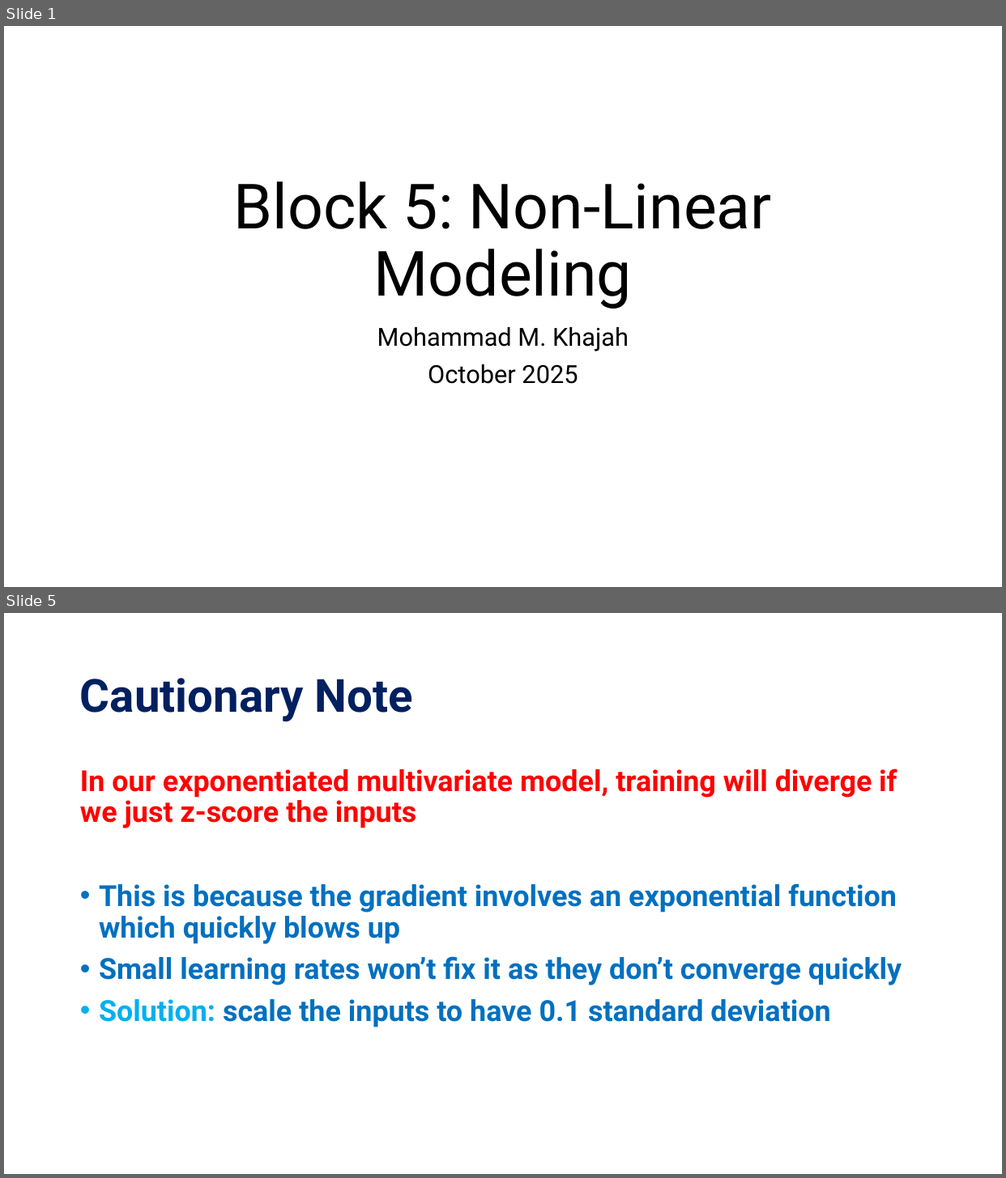
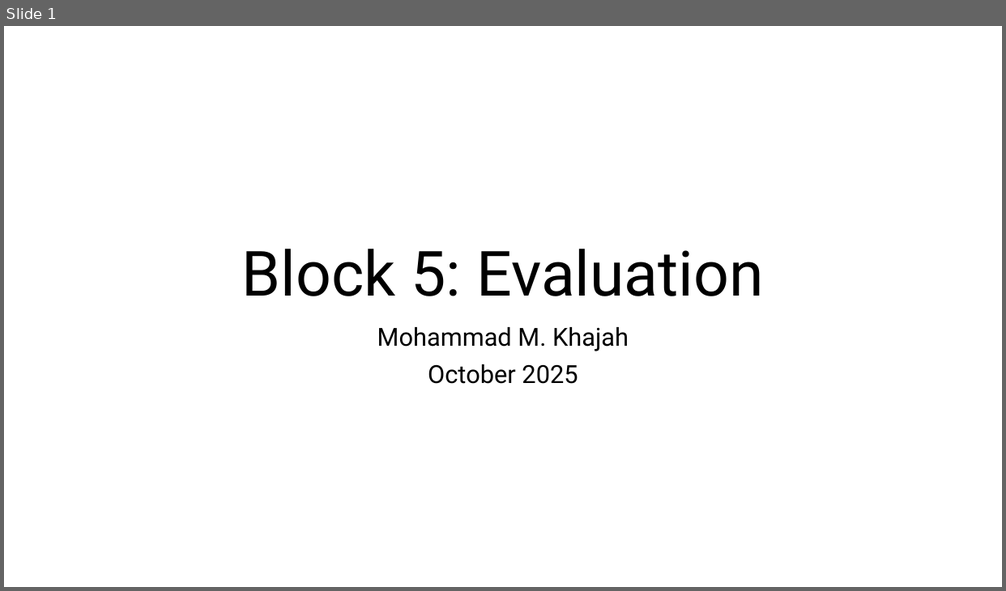
Before and after one commit to KISRDevelopment/python-ml-2025, a slide deck: slides/block5.pptx. Shown one above the other, each under a label of ours: slides 1 and 5 before the commit, slide 1 after it; the slides between them are not shown. The pictures are 1006x1178 and 1006x591 pixels, drawn with LibreOffice and Linux fonts; fonts in the diff are those of the drawing. Boxes give left, top, right and bottom in pixels: in the first picture for what was removed or moved away, otherwise in the second. Text is boxed around its words. In the diff, an @@ line names an element or a change of style, - is before the commit and + after.

Commit message:
complete evaluation block

```diff
--- a/slides/block5.pptx
+++ b/slides/block5.pptx
@@ slide 5 removed at (4,613,1002,1174), background #FFFFFF @@
@@ title removed at (80,678,413,722) @@
-Cautionary Note
@@ text removed at (80,769,901,1028) @@
-In our exponentiated multivariate model, training will diverge if we just z-score the inputs
-• This is because the gradient involves an exponential function which quickly blows up
-• Small learning rates won’t fix it as they don’t converge quickly
-• Solution: scale the inputs to have 0.1 standard deviation
@@ slide 1 changed as well @@
@@ title at (242,249,764,297): text changed @@
-Block 5: Non-Linear Modeling
+Block 5: Evaluation
```
Also in this commit, not shown: 1 other slide changed, 3 slides added, 3 other slides removed, 4 other files.
